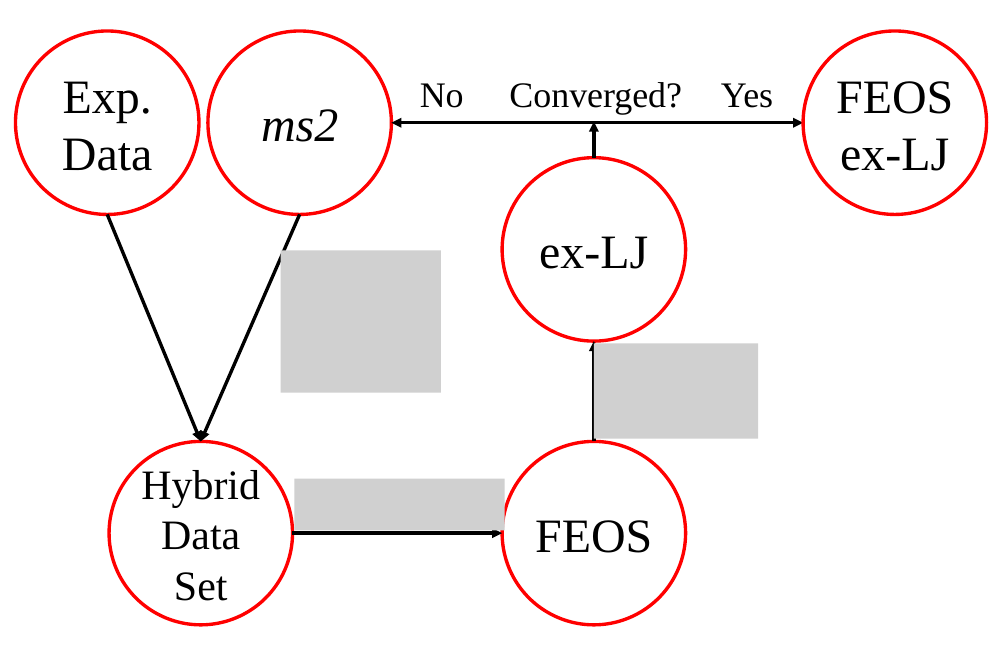
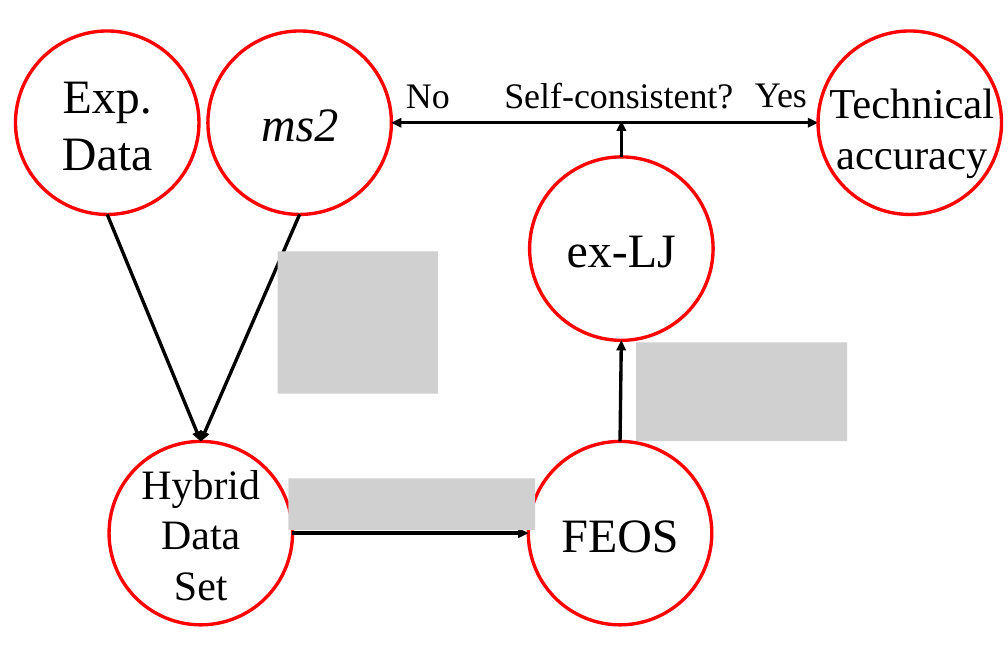
Before and after one commit to ramess101/Humboldt_Research_Fellowship, a slide deck: slide 1 of FlowChart.pptx. Drawn at 1008x645 pixels with LibreOffice and Linux fonts; fonts in the diff are those of the drawing; grey boxes stand for pictures. Boxes give left, top, right and bottom in pixels: in the first picture for what was removed or moved away, otherwise in the second. Text is boxed around its words. In the diff, an @@ line names an element or a change of style, - is before the commit and + after.

```diff
--- a/FlowChart.pptx
+++ b/FlowChart.pptx
@@ ellipse moved from (x1=803, y1=31, x2=987, y2=215) to (x1=818, y1=31, x2=1002, y2=215) @@
@@ text "No" moved from (x1=420, y1=83, x2=464, y2=108) to (x1=406, y1=84, x2=450, y2=109) @@
@@ text at (x1=504, y1=82, x2=733, y2=109): text changed @@
-Converged?
+Self-consistent?
@@ text "Yes" moved from (x1=721, y1=83, x2=773, y2=108) to (x1=755, y1=83, x2=807, y2=108) @@
@@ text added at (x1=829, y1=85, x2=994, y2=178), 38 pt, text #000000 @@
+Technical accuracy
@@ text in ellipse at (x1=836, y1=81, x2=953, y2=171): text removed @@
-FEOS
-ex-LJ
@@ arrow moved from (577, 123) - (803, 123) to (592, 123) - (818, 123) @@
@@ arrow moved from (594, 158) - (594, 122) to (622, 157) - (622, 121) @@
@@ ellipse "ex-LJ" moved from (x1=502, y1=158, x2=686, y2=342) to (x1=530, y1=157, x2=714, y2=341) @@
@@ picture moved from (x1=281, y1=251, x2=441, y2=393) to (x1=277, y1=252, x2=438, y2=394) @@
@@ arrow moved from (594, 441) - (594, 341) to (620, 441) - (622, 340) @@
@@ picture resized from (x1=594, y1=344, x2=758, y2=439) to (x1=636, y1=343, x2=848, y2=441) @@
@@ ellipse "FEOS" moved from (x1=502, y1=441, x2=686, y2=625) to (x1=528, y1=441, x2=712, y2=625) @@
@@ picture resized from (x1=294, y1=479, x2=505, y2=531) to (x1=289, y1=478, x2=535, y2=530) @@
@@ arrow moved from (293, 533) - (502, 533) to (293, 533) - (528, 533) @@
```
Also in this commit, not shown: 9 other files.
